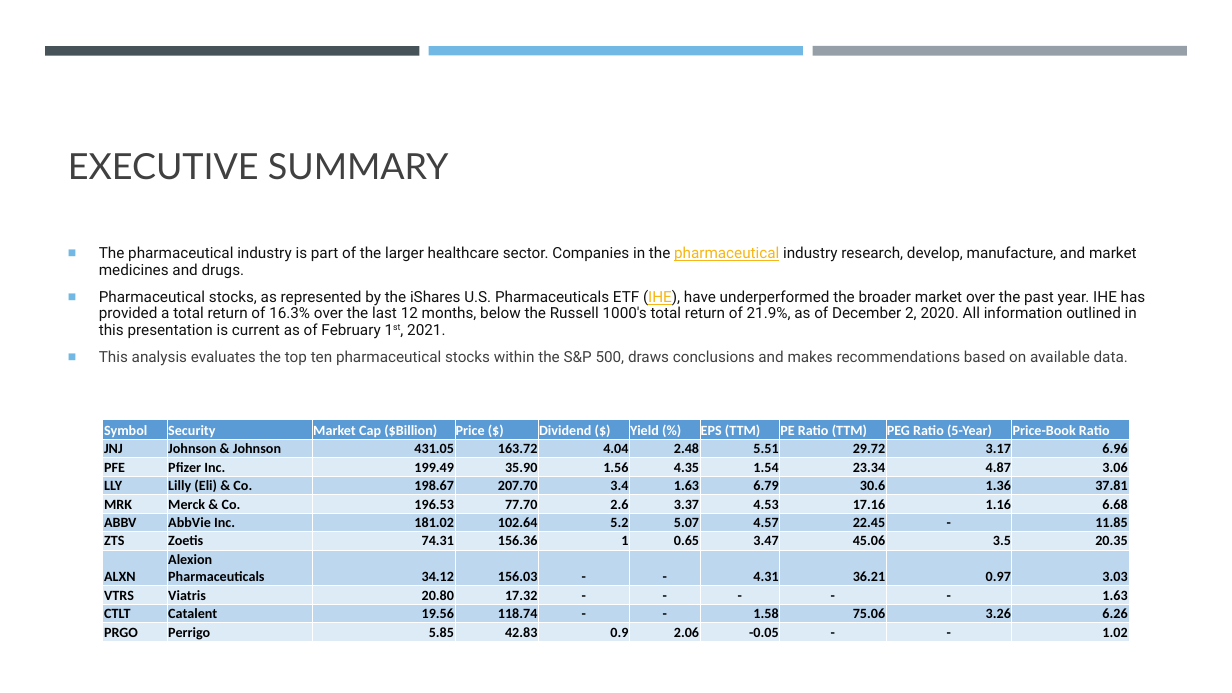
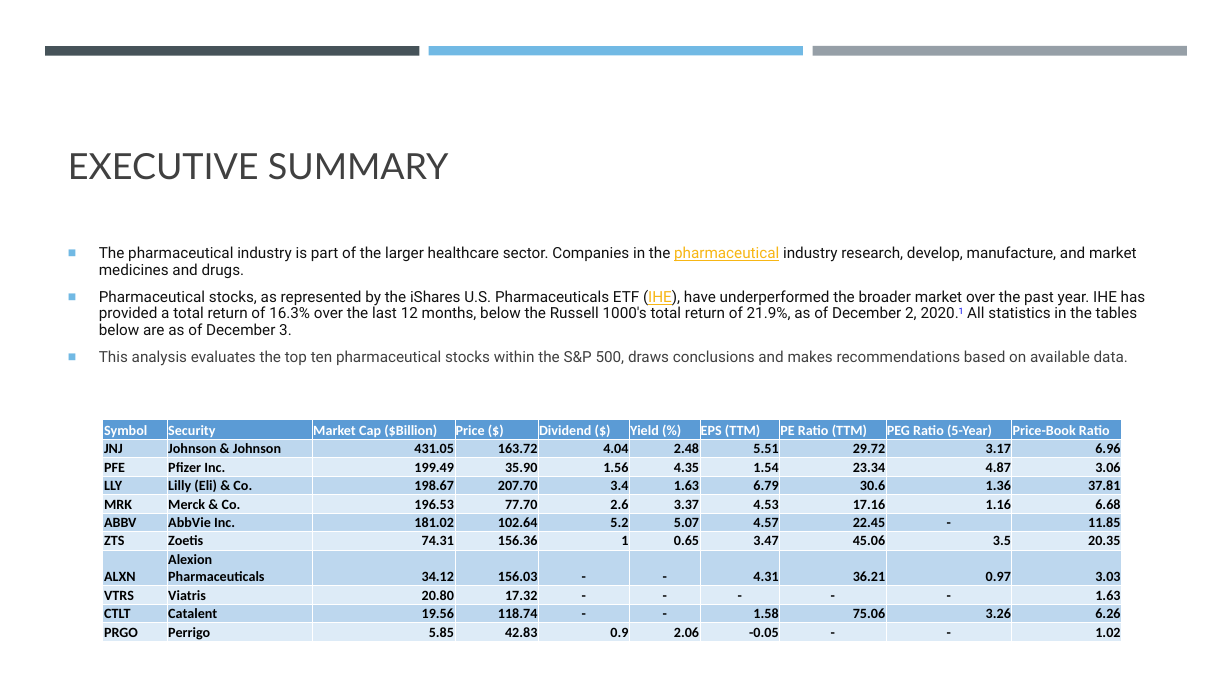
Before and after one commit to gabeo13/Pharma-Stock-Analysis, a slide deck: slide 3 of Stock Market Analysis.pptx. Drawn at 1232x693 pixels with LibreOffice and Linux fonts; fonts in the diff are those of the drawing. Boxes give left, top, right and bottom in pixels: in the first picture for what was removed or moved away, otherwise in the second. Text is boxed around its words. In the diff, an @@ line names an element or a change of style, - is before the commit and + after.

Commit message:
updated ppt

```diff
--- a/Stock Market Analysis.pptx
+++ b/Stock Market Analysis.pptx
@@ text at box(99, 290, 1146, 335): text changed @@
-■ Pharmaceutical stocks, as represented by the iShares U.S. Pharmaceuticals ETF (IHE), have underperformed the broader market over the past year. IHE has provided a total return of 16.3% over the last 12 months, below the Russell 1000's total return of 21.9%, as of December 2, 2020. All information outlined in this presentation is current as of February 1st, 2021.
+■ Pharmaceutical stocks, as represented by the iShares U.S. Pharmaceuticals ETF (IHE), have underperformed the broader market over the past year. IHE has provided a total return of 16.3% over the last 12 months, below the Russell 1000's total return of 21.9%, as of December 2, 2020.1 All statistics in the tables below are as of December 3.
@@ table: place and size @@
-table at box(104, 421, 1128, 644)
+table at box(104, 421, 1121, 644)
```
Also in this commit, not shown: 2 other slides changed, 2 other files.
